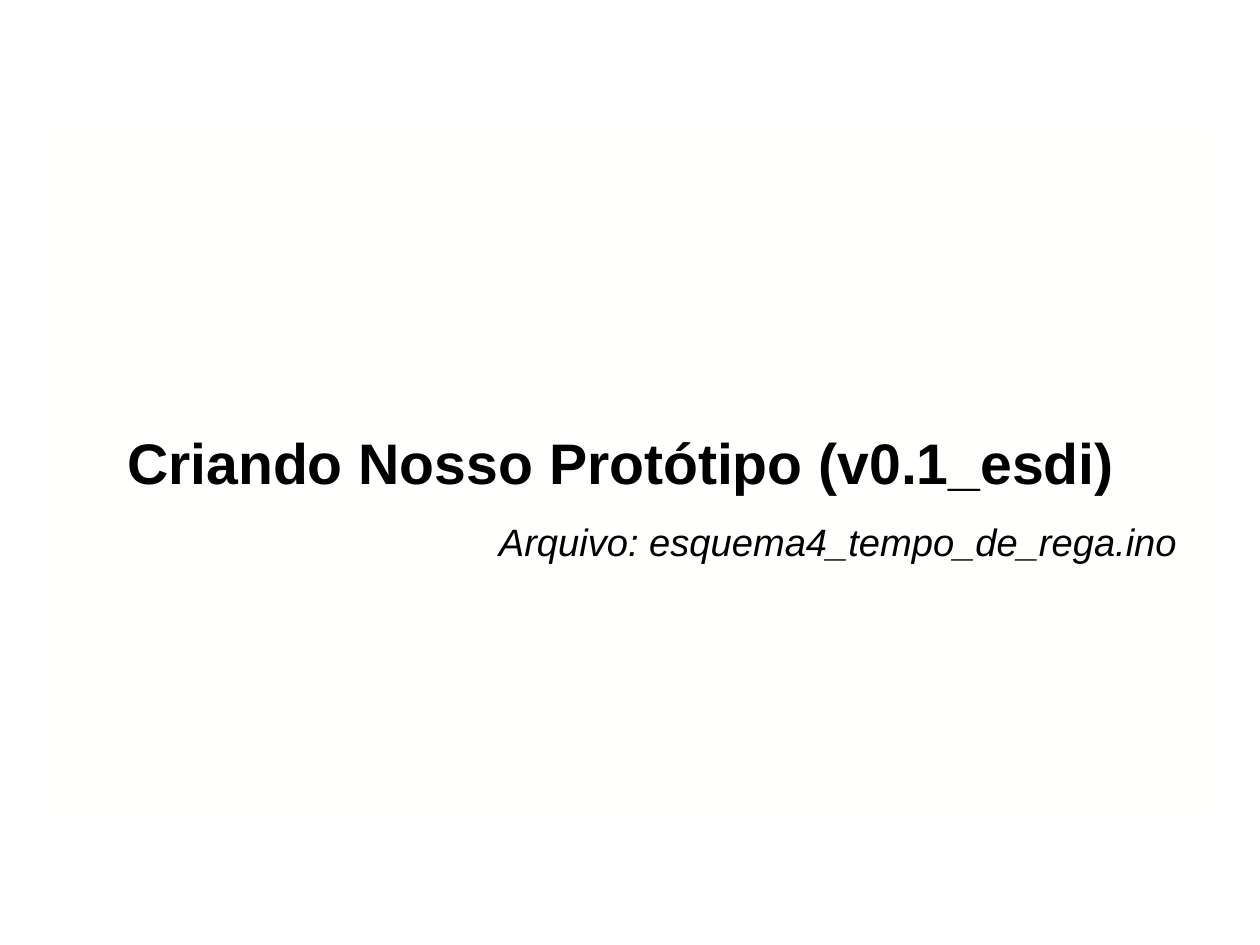
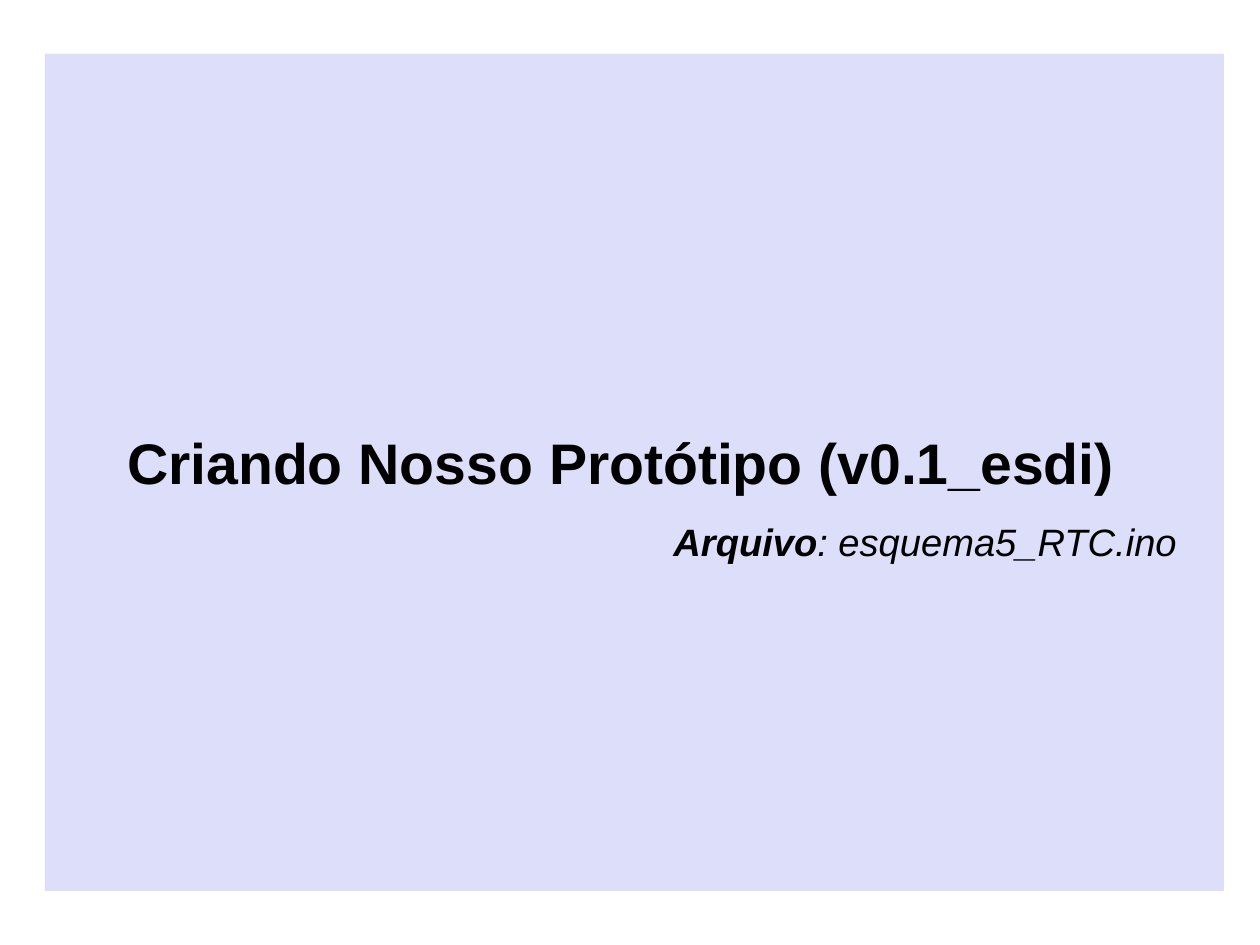
Before and after one commit to smjacques/Horta-Automatizada-ESDI, a slide deck: slide 23 of Slides/Uso de Arduino para Irrigação Automatizada de Hortas Urbanas.odp (slide 22 before the commit). Drawn at 1260x945 pixels with LibreOffice and Linux fonts; fonts in the diff are those of the drawing; background and template pictures are left out. Boxes give left, top, right and bottom in pixels: in the first picture for what was removed or moved away, otherwise in the second. Text is boxed around its words. In the diff, an @@ line names an element or a change of style, - is before the commit and + after.

```diff
--- a/Slides/Uso de Arduino para Irrigação Automatizada de Hortas Urbanas.odp
+++ b/Slides/Uso de Arduino para Irrigação Automatizada de Hortas Urbanas.odp
@@ rectangle: place and size @@
-rectangle at (45, 117, 1223, 828)
+rectangle at (45, 54, 1223, 891)
@@ rectangle at (45, 54, 1223, 891): fill #FFFFFE at 59% opacity to #C7C9F8 at 60% opacity @@
@@ text at (673, 528, 1176, 564): text changed @@
-Arquivo: esquema4_tempo_de_rega.ino
+Arquivo: esquema5_RTC.ino
```
Also in this commit, not shown: 21 other slides changed, 8 slides added, 4 slides removed, 17 other files.
